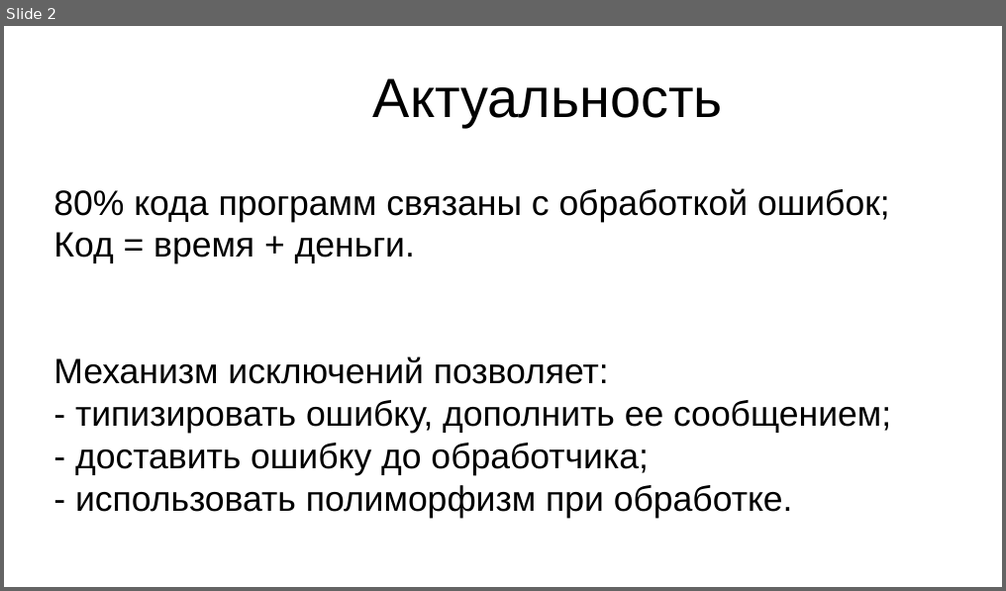
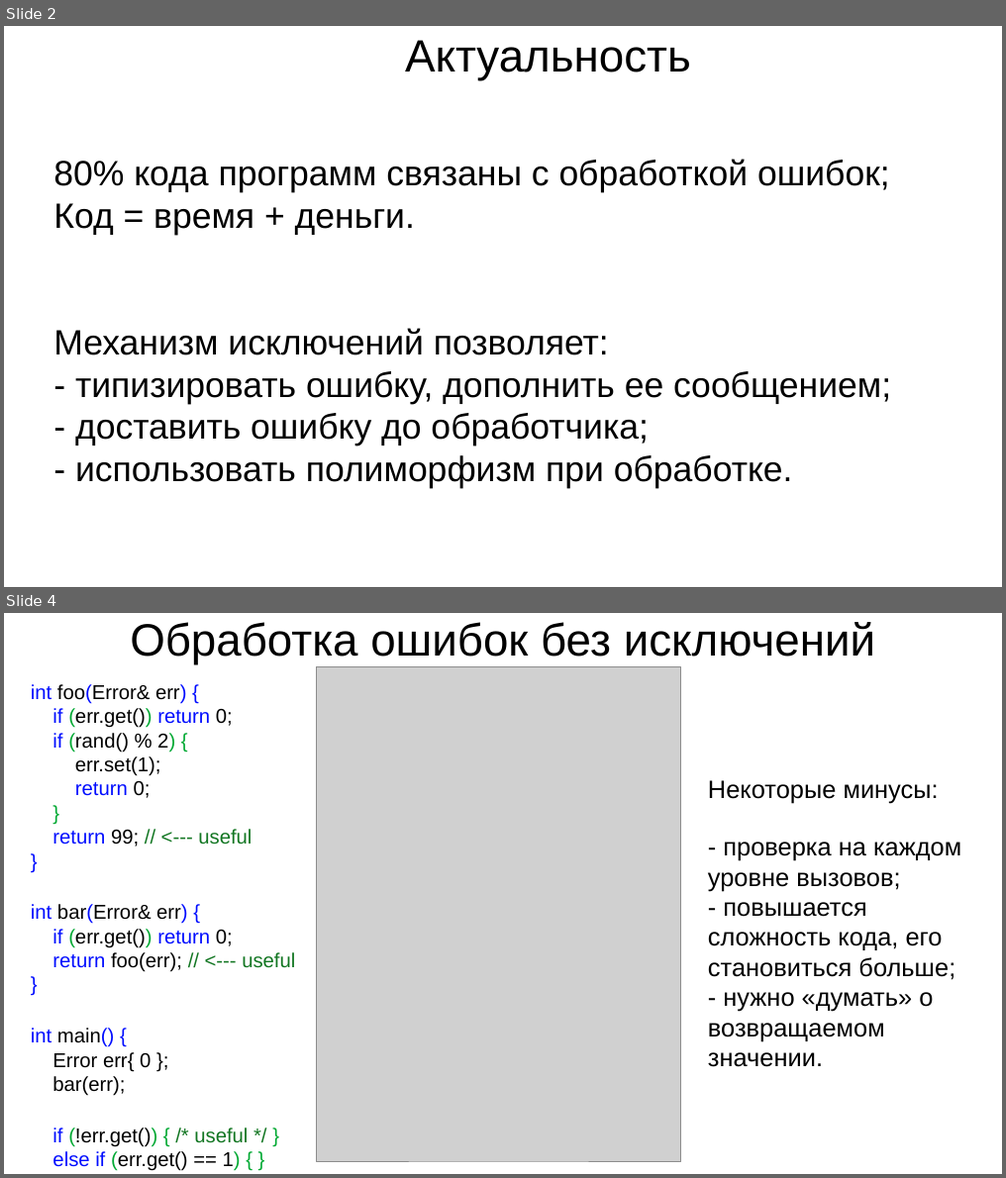
Before and after one commit to Leartiz/exception_research, a slide deck: about/presentation_v1.odp. Shown one above the other, each under a label of ours: slide 2 before the commit, slides 2 and 4 after it; the slides between them are not shown. The pictures are 1006x591 and 1006x1178 pixels, drawn with LibreOffice and Linux fonts; fonts in the diff are those of the drawing; grey boxes stand for pictures. Boxes give left, top, right and bottom in pixels: in the first picture for what was removed or moved away, otherwise in the second. Text is boxed around its words. In the diff, an @@ line names an element or a change of style, - is before the commit and + after.

```diff
--- a/about/presentation_v1.odp
+++ b/about/presentation_v1.odp
@@ slide 4 added at [4,613,1002,1174], background #FFFFFF @@
@@ title added at [130,622,875,665], 36 pt, text #000000 @@
+Обработка ошибок без исключений
@@ picture added at [317,666,681,1161] @@
@@ text added at [31,684,295,1171], 16 pt, text #000000 @@
+int foo(Error& err) {
+if (err.get()) return 0;
+if (rand() % 2) {
+err.set(1);
+return 0;
+}
+return 99; // <--- useful
+}
+int bar(Error& err) {
+if (err.get()) return 0;
+return foo(err); // <--- useful
+}
+int main() {
+Error err{ 0 };
+bar(err);
+if (!err.get()) { /* useful */ }
+else if (err.get() == 1) { }
+}
@@ text added at [708,780,961,1067], 20 pt, text #000000 @@
+Некоторые минусы:
+- проверка на каждом уровне вызовов;
+- повышается сложность кода, его становиться больше;
+- нужно «думать» о возвращаемом значении.
@@ slide 2 changed as well @@
@@ title "Актуальность": place and size @@
-title "Актуальность" at [373,78,723,127]
+title "Актуальность" at [405,40,691,80]
@@ title "Актуальность" at [405,40,691,80]: size 44 to 36 pt @@
@@ subtitle "80% кода программ связаны с ...": place and size @@
-subtitle "80% кода программ связаны с ..." at [54,188,891,518]
+subtitle "80% кода программ связаны с ..." at [54,159,891,488]
```
Also in this commit, not shown: 8 other slides changed, 10 other slides added, 3 slides removed, 10 other files.
